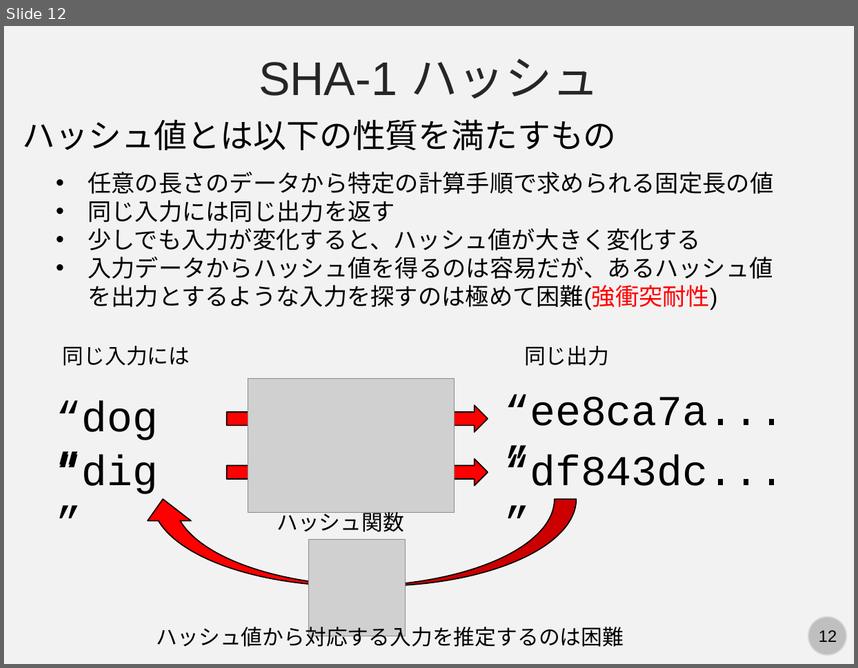
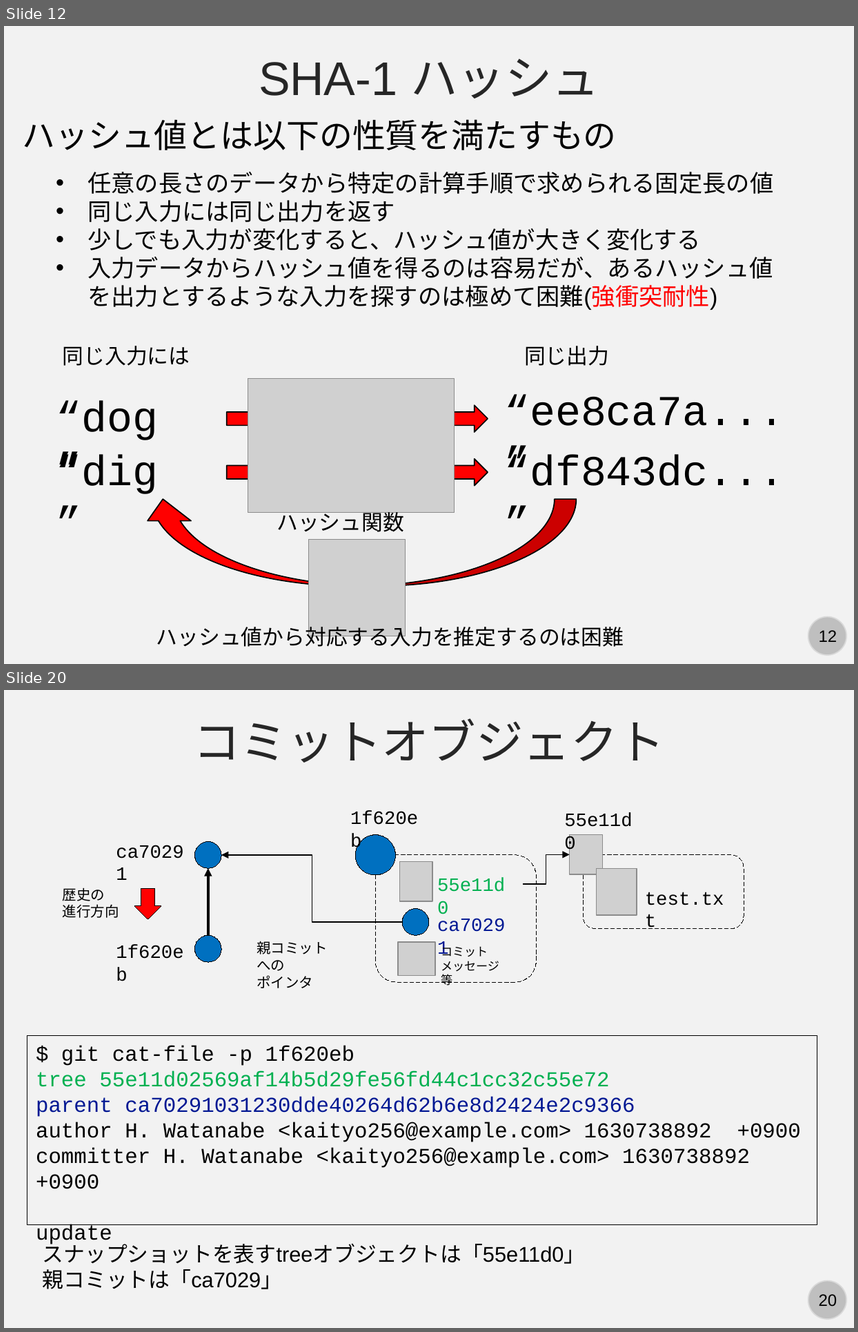
Before and after one commit to kaityo256/github, a slide deck: internals/fig/slide.pptx. Shown one above the other, each under a label of ours: slide 12 before the commit, slides 12 and 20 after it; the slides between them are not shown. The pictures are 858x668 and 858x1332 pixels, drawn with LibreOffice and Linux fonts; fonts in the diff are those of the drawing; grey boxes stand for pictures. Boxes give left, top, right and bottom in pixels: in the first picture for what was removed or moved away, otherwise in the second. Text is boxed around its words. In the diff, an @@ line names an element or a change of style, - is before the commit and + after.

```diff
--- a/internals/fig/slide.pptx
+++ b/internals/fig/slide.pptx
@@ slide 20 added at [4, 690, 854, 1328], background #F2F2F2; not listed: 2 template elements that a slide beside it also shows @@
@@ text added at [193, 718, 665, 762], 40 pt, text #262626 @@
+コミットオブジェクト
@@ text added at [342, 801, 432, 833], 16 pt, text #000000 @@
+1f620eb
@@ text added at [557, 803, 650, 834], 16 pt, text #000000 @@
+55e11d0
@@ text added at [107, 834, 198, 866], 16 pt, text #000000 @@
+ca70291
@@ ellipse added at [355, 834, 395, 874], fill #0070C0, outline #000000 0.75 pt @@
@@ picture added at [569, 834, 602, 874] @@
@@ ellipse added at [194, 841, 221, 867], fill #0070C0, outline #000000 0.75 pt @@
@@ elbow arrow added from (403, 922) to (221, 855), #000000 0.75 pt @@
@@ rounded rectangle added at [375, 855, 536, 983], outline #000000 0.75 pt dashed @@
@@ elbow arrow added from (523, 884) to (569, 855), #000000 0.75 pt @@
@@ rounded rectangle added at [583, 855, 744, 929], outline #000000 0.75 pt dashed @@
@@ arrow added from (208, 935) to (208, 869), #000000 2.25 pt @@
@@ picture added at [399, 862, 432, 902] @@
@@ text added at [429, 869, 523, 900], 16 pt, text #00B050 @@
+55e11d0
@@ picture added at [597, 869, 637, 915] @@
@@ text added at [63, 888, 119, 918], 12 pt, text #000000 @@
+歴史の
+進行方向
@@ down arrow added at [135, 888, 161, 918], fill #FF0000, outline #000000 0.75 pt @@
@@ text added at [645, 891, 724, 905], 16 pt, text #000000 @@
+test.txt
@@ ellipse added at [403, 909, 429, 935], fill #0070C0, outline #000000 0.75 pt @@
@@ text added at [429, 909, 519, 940], 16 pt, text #011893 @@
+ca70291
@@ text added at [107, 935, 198, 966], 16 pt, text #000000 @@
+1f620eb
@@ ellipse added at [194, 935, 221, 961], fill #0070C0, outline #000000 0.75 pt @@
@@ text added at [257, 940, 328, 988], 12 pt, text #000000 @@
+親コミットへの
+ポインタ
@@ picture added at [399, 942, 436, 975] @@
@@ text added at [441, 944, 499, 985], 10 pt, text #000000 @@
+コミット
+メッセージ等
@@ rectangle added at [27, 1035, 818, 1224], outline #000000 0.75 pt, 18 pt, text #000000 @@
+$ git cat-file -p 1f620eb
+tree 55e11d02569af14b5d29fe56fd44c1cc32c55e72
+parent ca70291031230dde40264d62b6e8d2424e2c9366
+author H. Watanabe <kaityo256@example.com> 1630738892 +0900
+committer H. Watanabe <kaityo256@example.com> 1630738892 +0900
+update
@@ text added at [43, 1240, 586, 1289], 18 pt, text #000000 @@
+スナップショットを表すtreeオブジェクトは「55e11d0」
+親コミットは「ca7029」
```
Also in this commit, not shown: 1 slide changed, 23 other slides added, 4 other files.
